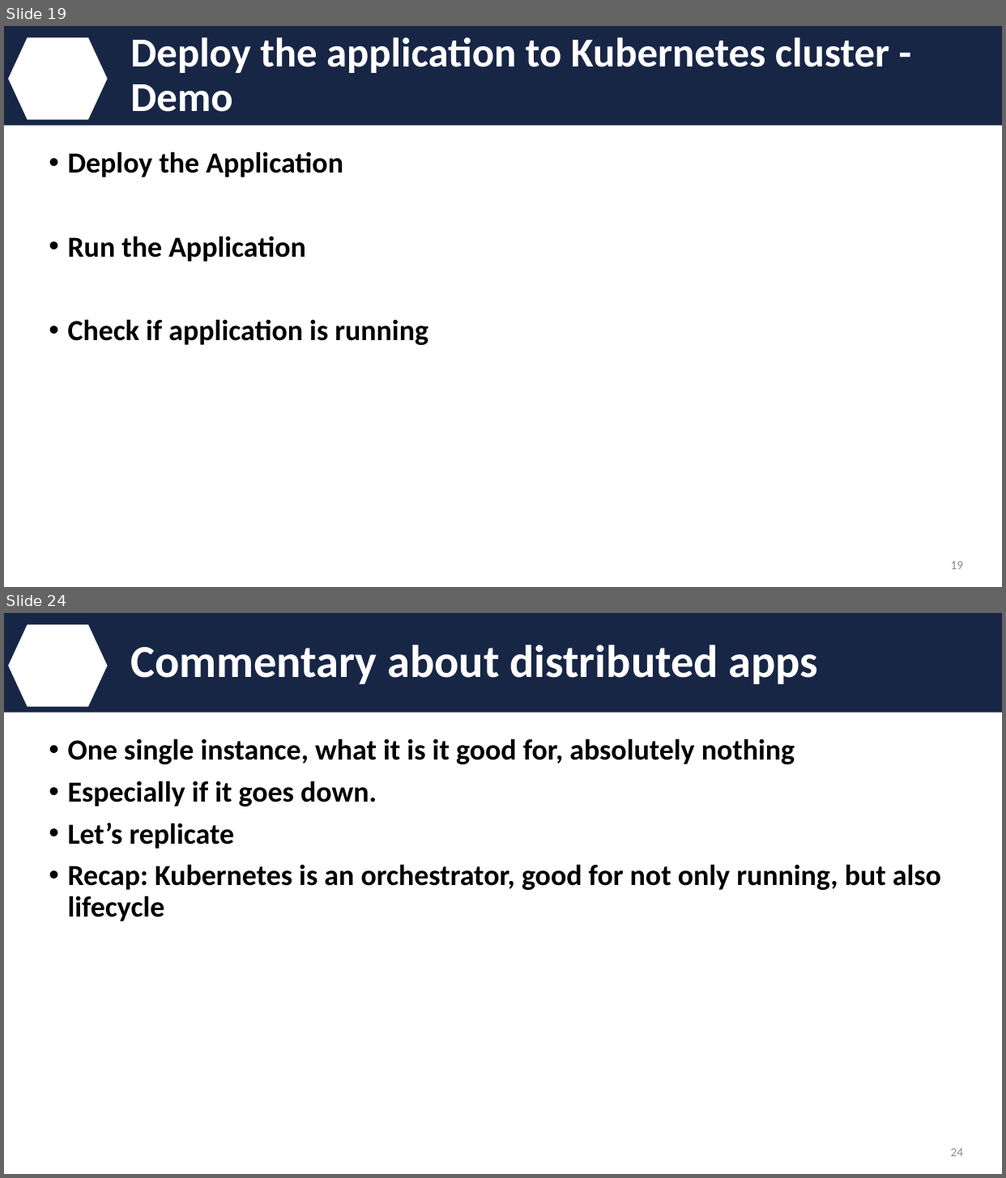
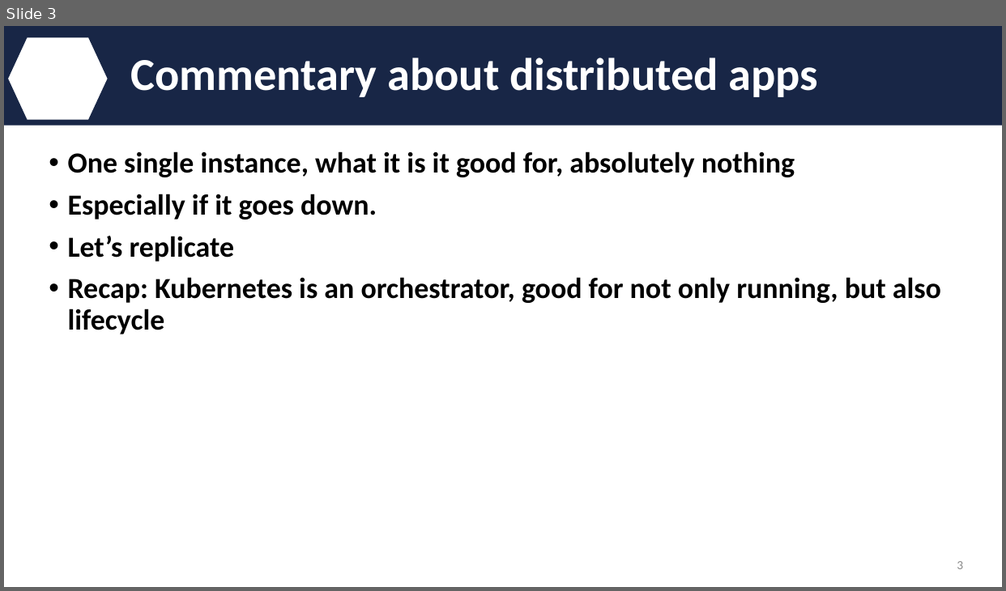
Before and after one commit to IBM/kube101, a slide deck: presentation/meetup.pptx. Shown one above the other, each under a label of ours: slides 19 and 24 before the commit, slide 3 after it; the slides between them are not shown. The pictures are 1006x1178 and 1006x591 pixels, drawn with LibreOffice and Linux fonts; fonts in the diff are those of the drawing; background and template pictures are left out. Boxes give left, top, right and bottom in pixels: in the first picture for what was removed or moved away, otherwise in the second. Text is boxed around its words. In the diff, an @@ line names an element or a change of style, - is before the commit and + after.

```diff
--- a/presentation/meetup.pptx
+++ b/presentation/meetup.pptx
@@ slide 19 removed at box(4, 26, 1002, 587), background #FFFFFF; not listed: 2 template elements that a slide beside it also shows @@
@@ title removed at box(130, 37, 889, 112) @@
-Deploy the application to Kubernetes cluster - Demo
@@ text removed at box(68, 152, 428, 345) @@
-• Deploy the Application
-• Run the Application
-• Check if application is running
@@ page number removed at box(951, 561, 964, 570) @@
-19
@@ what was slide 24 is now slide 3 @@
@@ page number at box(957, 561, 963, 570): text changed @@
-24
+3
```
Also in this commit, not shown: 3 slides changed, 23 other slides removed, 1 other file.
